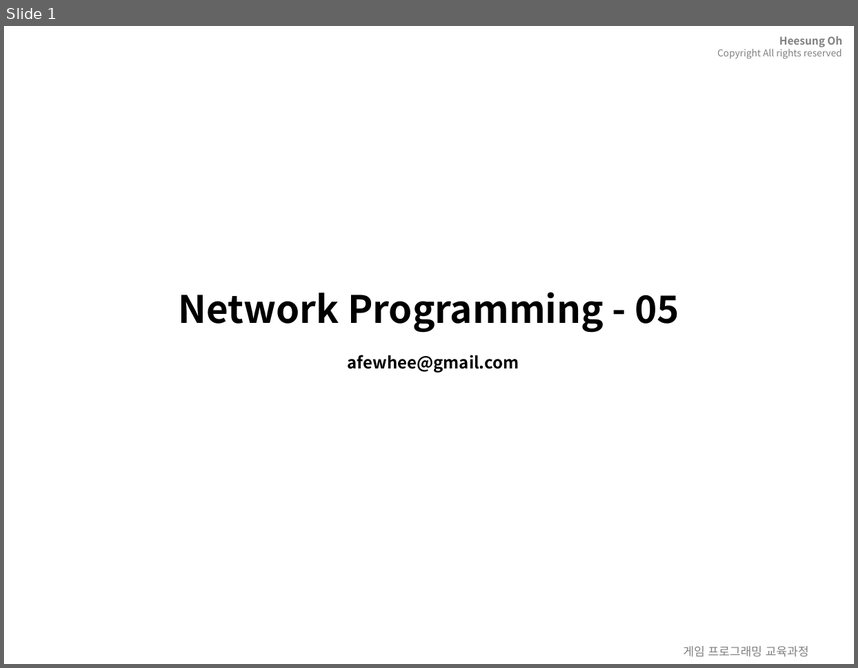
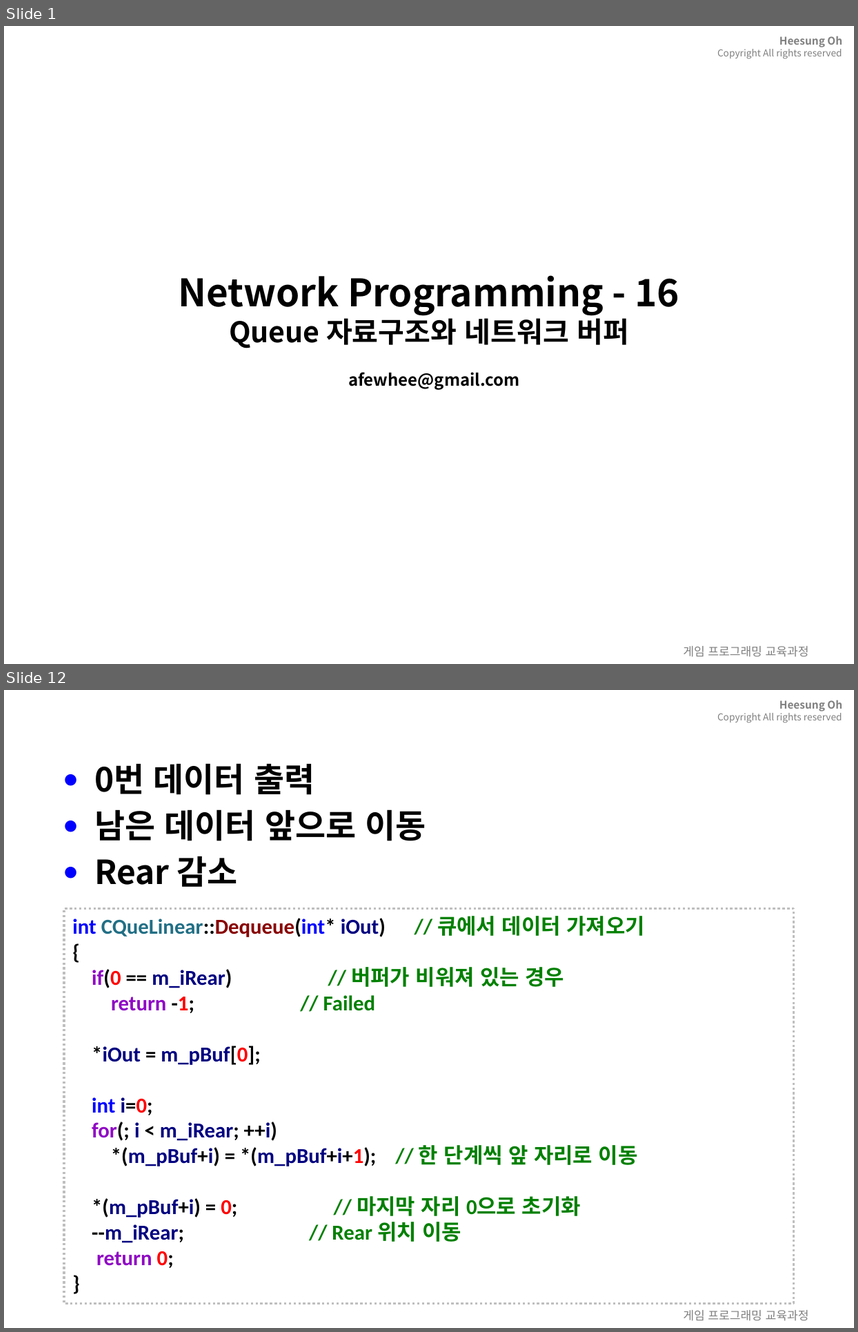
Before and after one commit to 3dapi/dv05_netlib, a slide deck: ppt/_network_16.pptx. Shown one above the other, each under a label of ours: slide 1 before the commit, slides 1 and 12 after it; the slides between them are not shown. The pictures are 858x668 and 858x1332 pixels, drawn with LibreOffice and Linux fonts; fonts in the diff are those of the drawing; background and template pictures are left out. Boxes give left, top, right and bottom in pixels: in the first picture for what was removed or moved away, otherwise in the second. Text is boxed around its words. In the diff, an @@ line names an element or a change of style, - is before the commit and + after.

```diff
--- a/ppt/_network_16.pptx
+++ b/ppt/_network_16.pptx
@@ slide 12 added at (4,690,854,1328), background picture (left out); not listed: 1 template element that a slide beside it also shows @@
@@ text added at (94,763,426,887), 28 pt, text #000000, bold @@
+● 0번 데이터 출력
+● 남은 데이터 앞으로 이동
+● Rear 감소
@@ rectangle added at (64,909,794,1303), outline #BFBFBF 2 pt dashed, 18 pt, text #008000, bold @@
+int CQueLinear::Dequeue(int* iOut) // 큐에서 데이터 가져오기
+{
+if(0 == m_iRear) // 버퍼가 비워져 있는 경우
+return -1; // Failed
+*iOut = m_pBuf[0];
+int i=0;
+for(; i < m_iRear; ++i)
+*(m_pBuf+i) = *(m_pBuf+i+1); // 한 단계씩 앞 자리로 이동
+*(m_pBuf+i) = 0; // 마지막 자리 0으로 초기화
+--m_iRear; // Rear 위치 이동
+return 0;
+}
@@ title added at (101,918,336,937), 28 pt, text #FFFFFF, bold @@
+16.2.6 Linear Queue Dequeue
@@ text added at (683,1310,809,1321), 10 pt, text #808080 @@
+게임 프로그래밍 교육과정
@@ slide 1 changed as well @@
@@ title at (178,275,680,390): text changed @@
-Network Programming - 05
-afewhee@gmail.com
+Network Programming - 16
+Queue 자료구조와 네트워크 버퍼
+afewhee@gmail.com
```
Also in this commit, not shown: 3 other slides changed, 51 other slides added, 54 other files.
